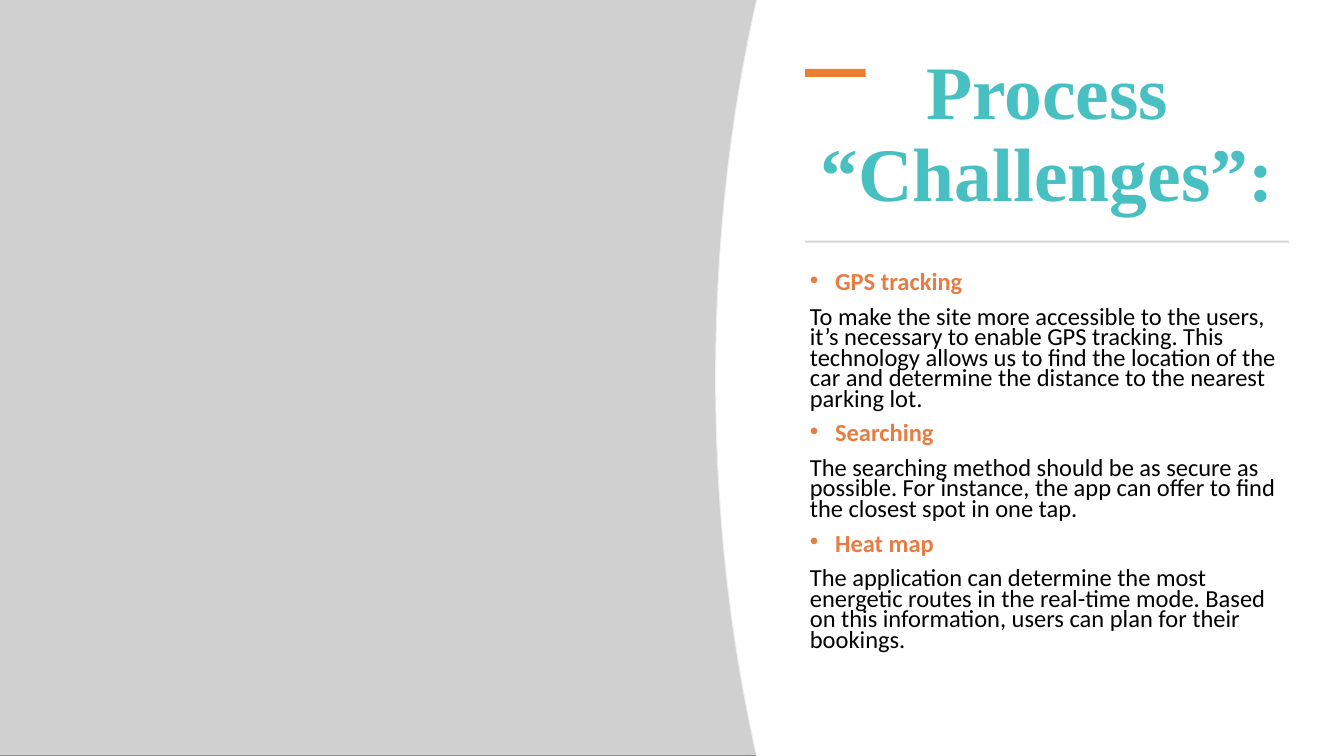
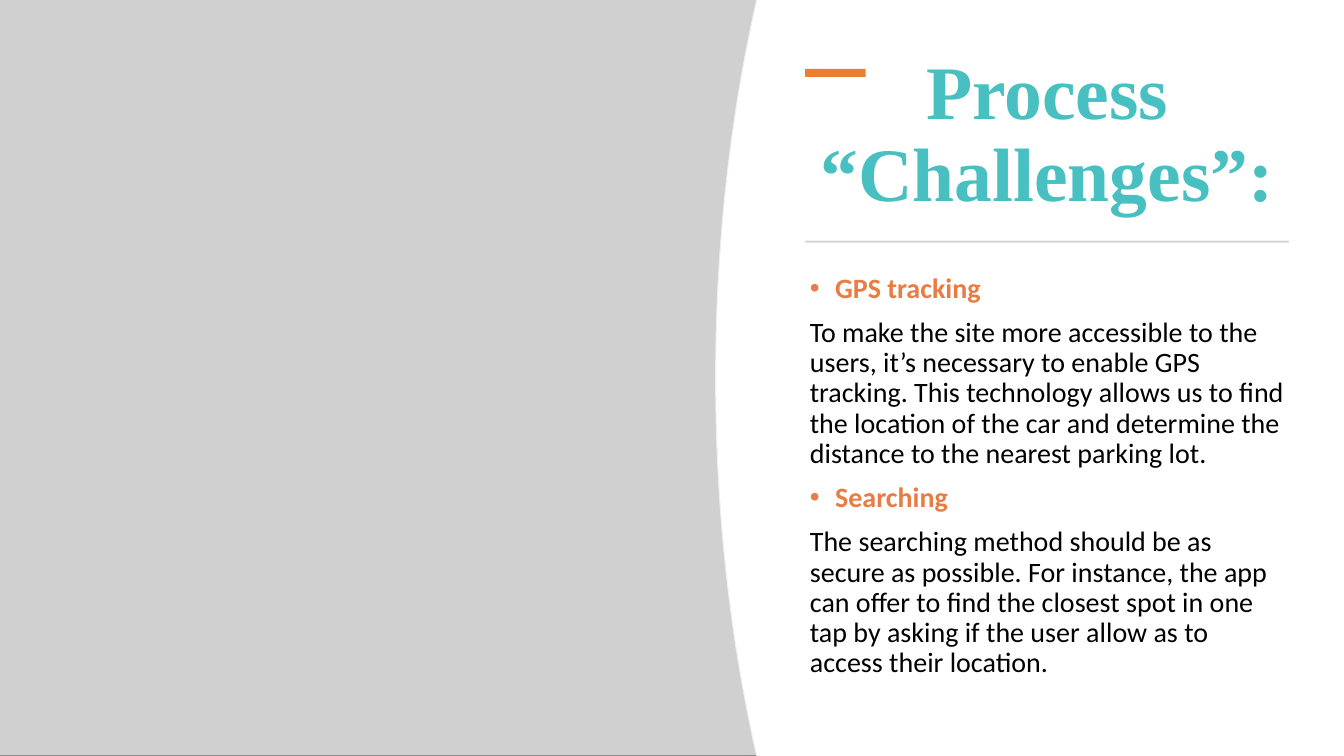
Before and after one commit to Yousiadel/Park-Me-Site, a slide deck: slide 9 of Project 1 for Group2 Parking Site.pptx. Drawn at 1344x756 pixels with LibreOffice and Linux fonts; fonts in the diff are those of the drawing; grey boxes stand for pictures. Boxes give left, top, right and bottom in pixels: in the first picture for what was removed or moved away, otherwise in the second. Text is boxed around its words. In the diff, an @@ line names an element or a change of style, - is before the commit and + after.

```diff
--- a/Project 1 for Group2 Parking Site.pptx
+++ b/Project 1 for Group2 Parking Site.pptx
@@ text at (x1=810, y1=278, x2=1283, y2=512): size 17.5 to 20 pt in "GPS tracking", "To make the site more accessible to ...", "Searching"; line spacing 0.7 to 0.9 @@
@@ text at (x1=810, y1=531, x2=1267, y2=673): text changed; size 17.5 to 20 pt @@
-The searching method should be as secure as possible. For instance, the app can offer to find the closest spot in one tap.
-• Heat map
-The application can determine the most energetic routes in the real-time mode. Based on this information, users can plan for their bookings.
+The searching method should be as secure as possible. For instance, the app can offer to find the closest spot in one tap by asking if the user allow as to access their location.
```
Also in this commit, not shown: 7 other slides changed.
